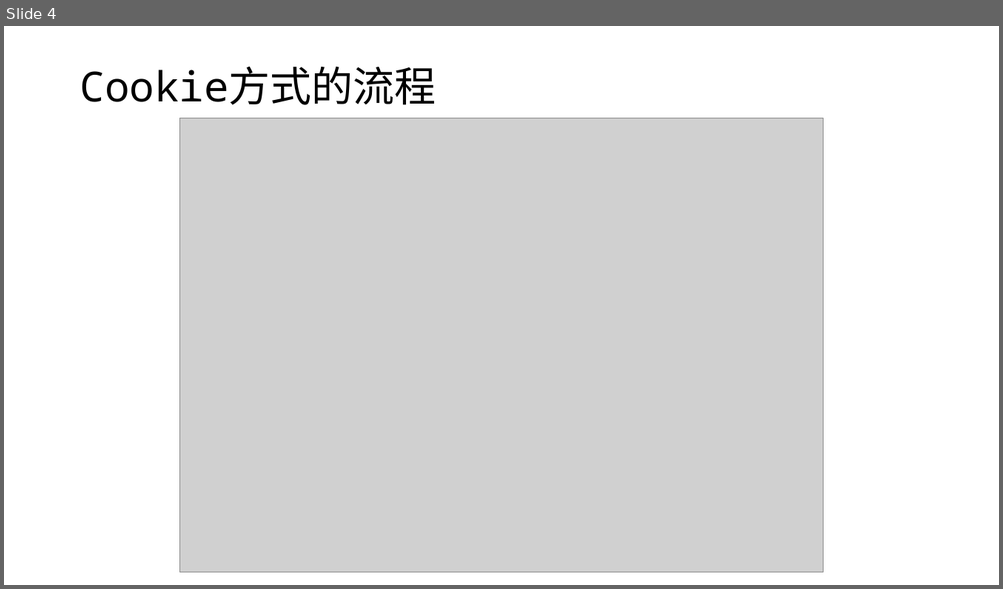
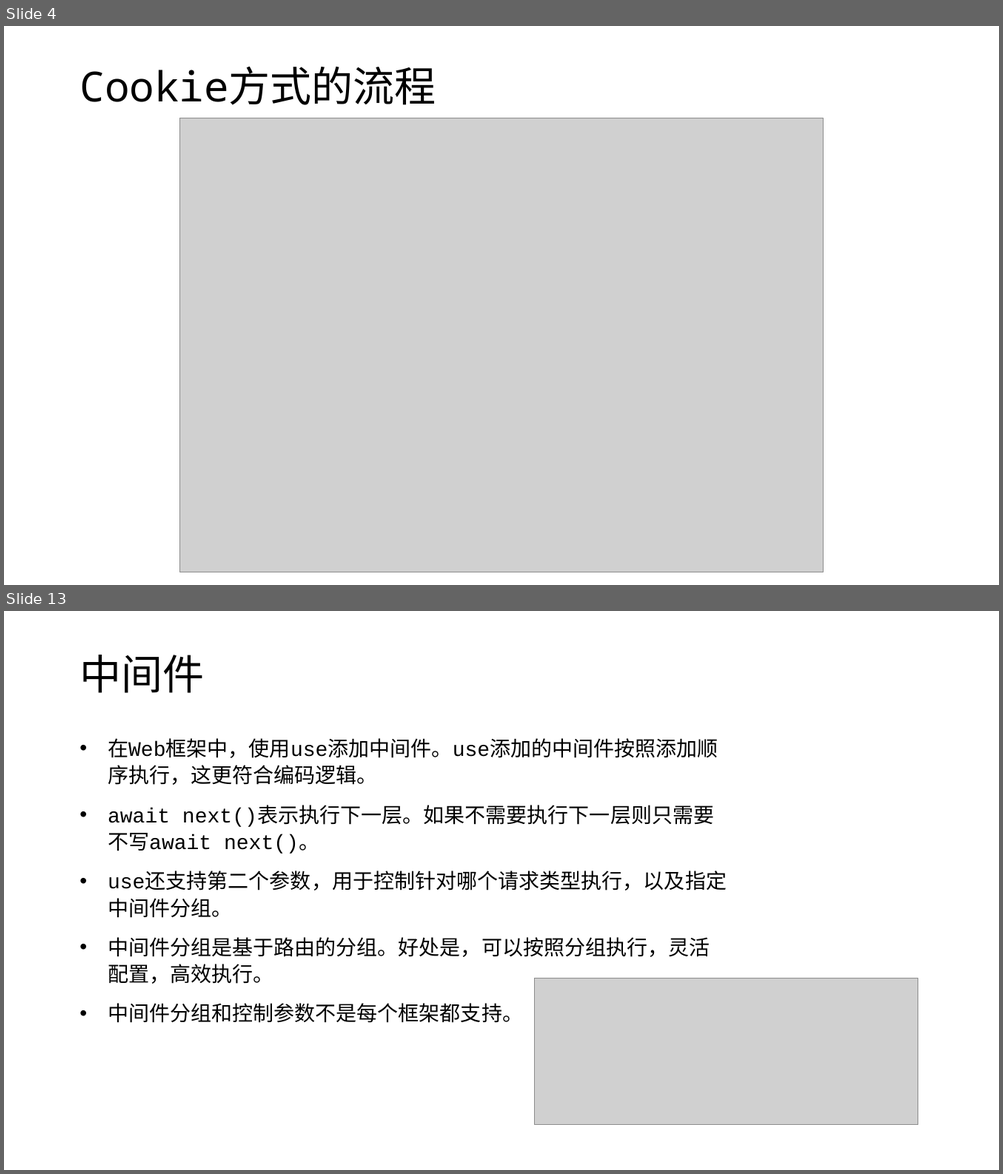
Before and after one commit to edu2act/course-wechat-and-miniprogram, a slide deck: materials/ch09/ch09-HTTP协议和复杂通信.pptx. Shown one above the other, each under a label of ours: slide 4 before the commit, slides 4 and 13 after it; the slides between them are not shown. The pictures are 1003x589 and 1003x1174 pixels, drawn with LibreOffice and Linux fonts; fonts in the diff are those of the drawing; grey boxes stand for pictures. Boxes give left, top, right and bottom in pixels: in the first picture for what was removed or moved away, otherwise in the second. Text is boxed around its words. In the diff, an @@ line names an element or a change of style, - is before the commit and + after.

```diff
--- a/materials/ch09/ch09-HTTP协议和复杂通信.pptx
+++ b/materials/ch09/ch09-HTTP协议和复杂通信.pptx
@@ slide 13 added at bbox=[4, 611, 999, 1170], background #FFFFFF @@
@@ title added at bbox=[79, 655, 204, 693], 40 pt, text #000000 @@
+中间件
@@ text added at bbox=[108, 738, 726, 1023], 20 pt, text #000000 @@
+• 在Web框架中，使用use添加中间件。use添加的中间件按照添加顺序执行，这更符合编码逻辑。
+• await next()表示执行下一层。如果不需要执行下一层则只需要不写await next()。
+• use还支持第二个参数，用于控制针对哪个请求类型执行，以及指定中间件分组。
+• 中间件分组是基于路由的分组。好处是，可以按照分组执行，灵活配置，高效执行。
+• 中间件分组和控制参数不是每个框架都支持。
@@ picture added at bbox=[535, 979, 917, 1125] @@
```
Also in this commit, not shown: 10 slides changed, 1 other slide added, 6 slides removed, 6 other files.
